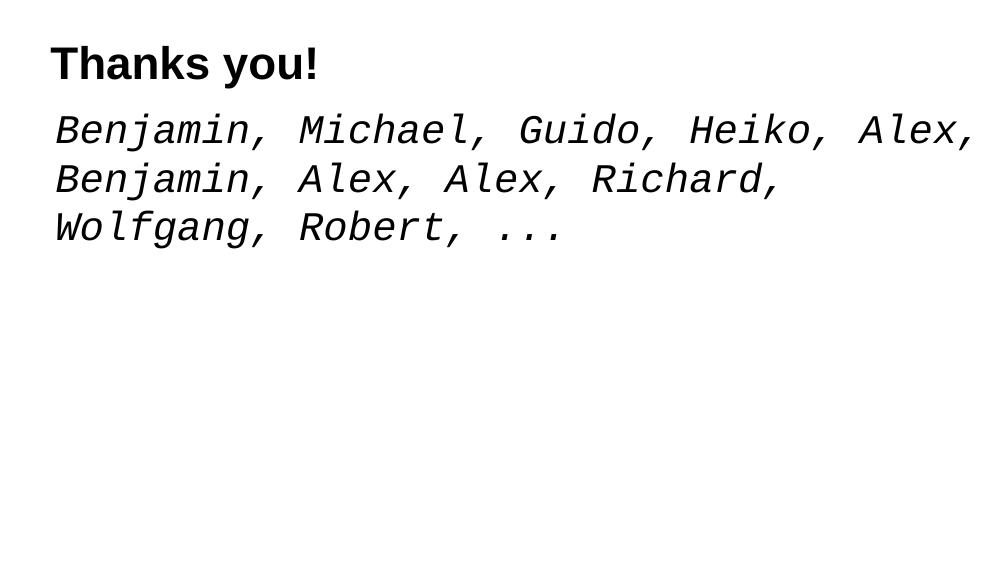
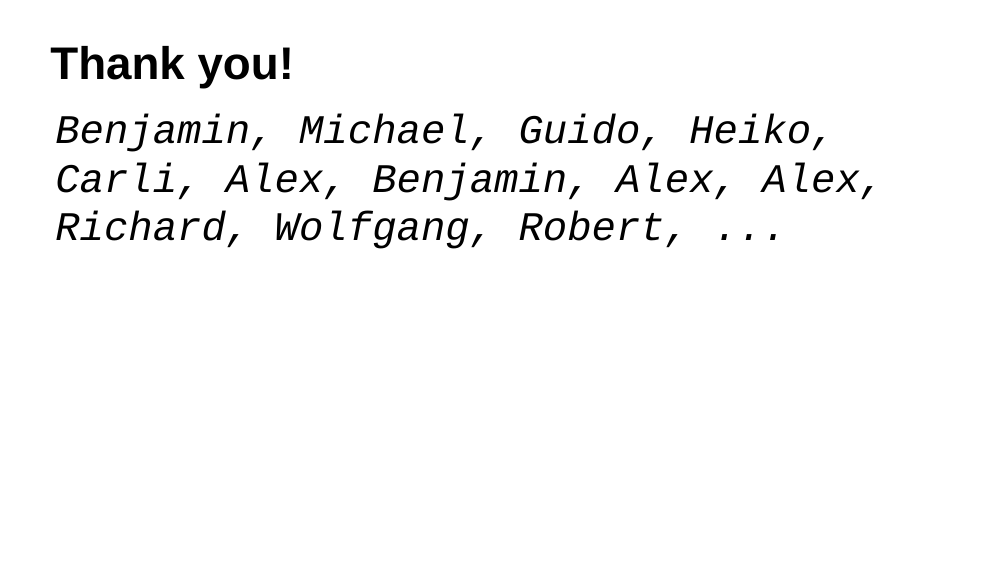
Before and after one commit to ax3l/datenspuren_2016, a slide deck: slide 72 of Slides.odp (slide 67 before the commit). Drawn at 1008x567 pixels with LibreOffice and Linux fonts; fonts in the diff are those of the drawing; background and template pictures are left out. Boxes give left, top, right and bottom in pixels: in the first picture for what was removed or moved away, otherwise in the second. Text is boxed around its words. In the diff, an @@ line names an element or a change of style, - is before the commit and + after.

```diff
--- a/Slides.odp
+++ b/Slides.odp
@@ title at (50, 46, 294, 89): text changed @@
-Thanks you!
+Thank you!
@@ text at (55, 114, 884, 249): text changed @@
-Benjamin, Michael, Guido, Heiko, Alex, Benjamin, Alex, Alex, Richard, Wolfgang, Robert, ...
+Benjamin, Michael, Guido, Heiko, Carli, Alex, Benjamin, Alex, Alex, Richard, Wolfgang, Robert, ...
```
Also in this commit, not shown: 5 other slides changed, 5 slides added.
